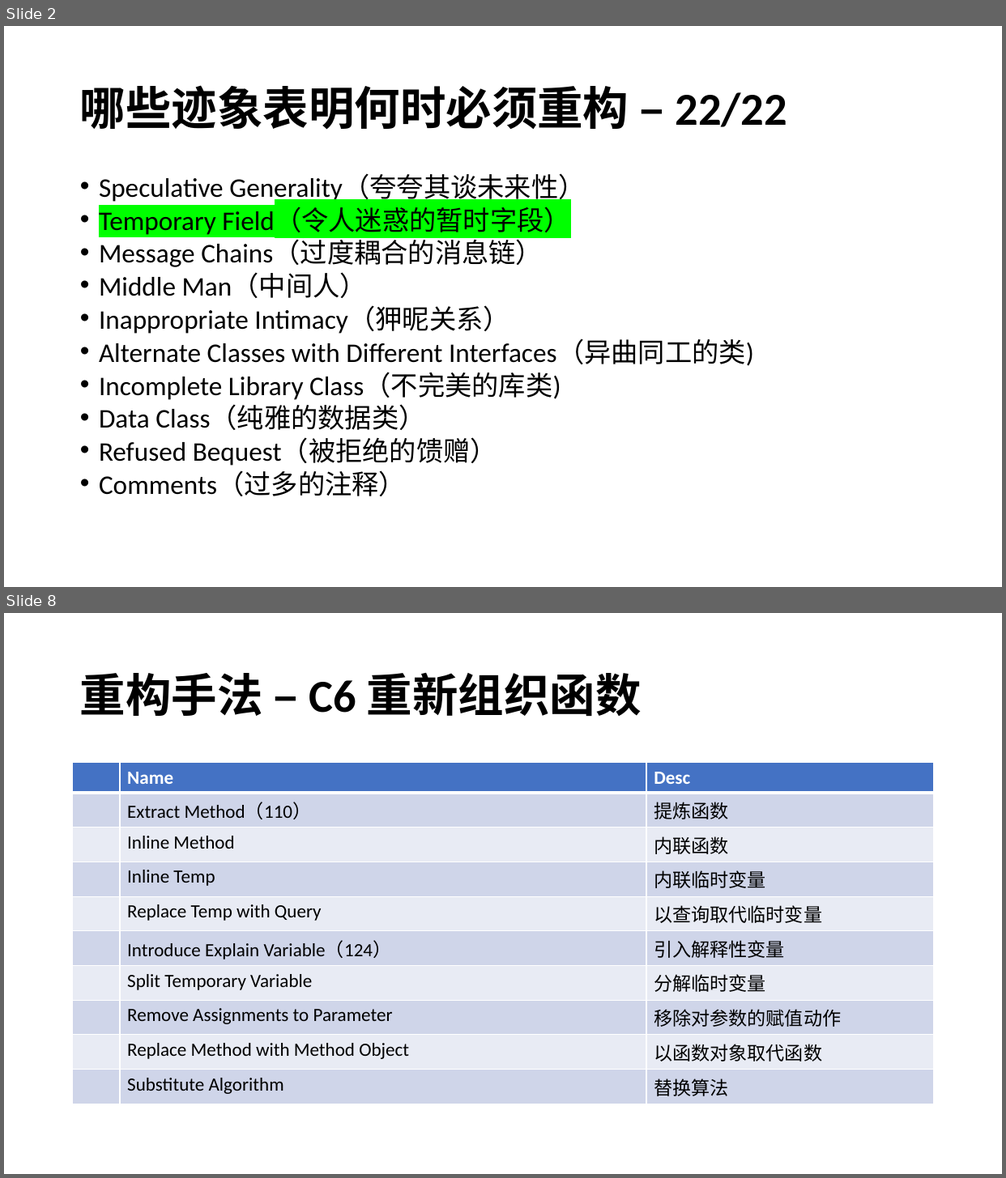
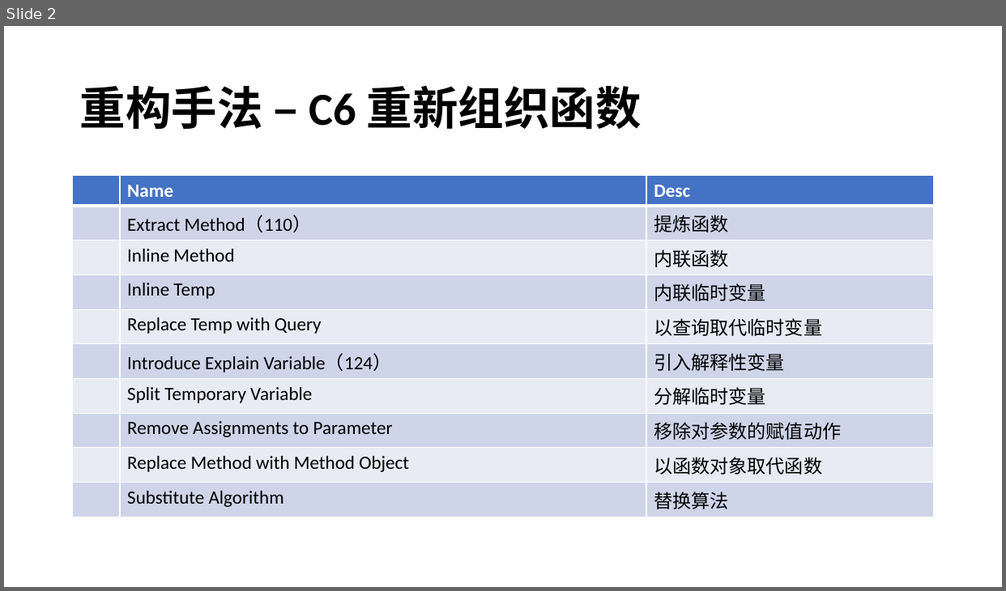
Before and after one commit to YingVickyCao/YingVickyCao.github.io, a slide deck: books/Refactoring/session/Refactoring_part2.pptx. Shown one above the other, each under a label of ours: slides 2 and 8 before the commit, slide 2 after it; the slides between them are not shown. The pictures are 1006x1178 and 1006x591 pixels, drawn with LibreOffice and Linux fonts; fonts in the diff are those of the drawing. Boxes give left, top, right and bottom in pixels: in the first picture for what was removed or moved away, otherwise in the second. Text is boxed around its words. In the diff, an @@ line names an element or a change of style, - is before the commit and + after.

```diff
--- a/books/Refactoring/session/Refactoring_part2.pptx
+++ b/books/Refactoring/session/Refactoring_part2.pptx
@@ slide 2 removed at <box>4,26,1002,587</box>, background #FFFFFF @@
@@ title removed at <box>80,85,787,130</box> @@
-哪些迹象表明何时必须重构 – 22/22
@@ text removed at <box>99,175,754,497</box> @@
-• Speculative Generality（夸夸其谈未来性）
-• Temporary Field（令人迷惑的暂时字段）
-• Message Chains（过度耦合的消息链）
-• Middle Man（中间人）
-• Inappropriate Intimacy（狎昵关系）
-• Alternate Classes with Different Interfaces（异曲同工的类)
-• Incomplete Library Class（不完美的库类)
-• Data Class（纯雅的数据类）
-• Refused Bequest（被拒绝的馈赠）
-• Comments（过多的注释）
@@ what was slide 8 is now slide 2 @@
```
Also in this commit, not shown: 1 slide changed, 5 other slides removed, 7 other files.
